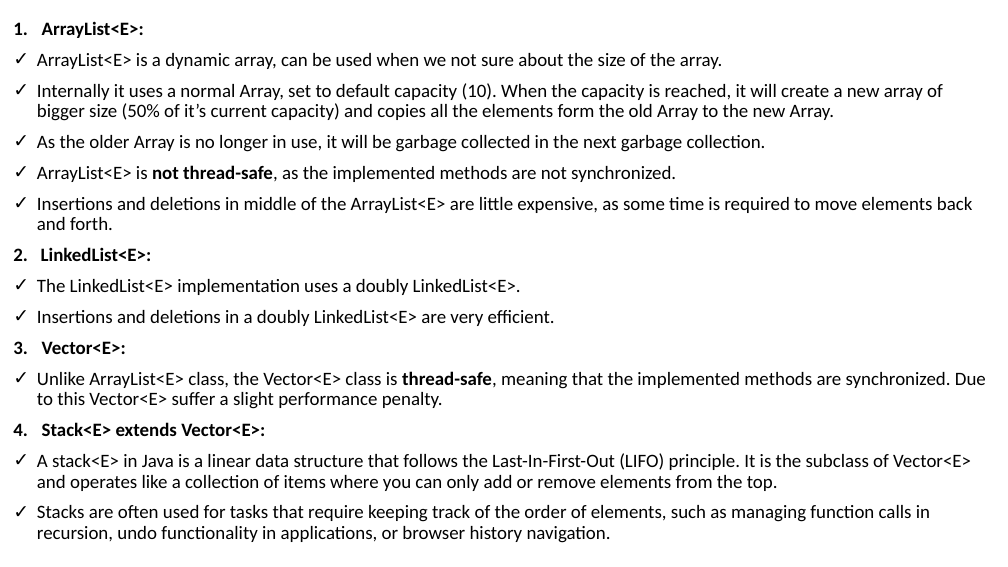
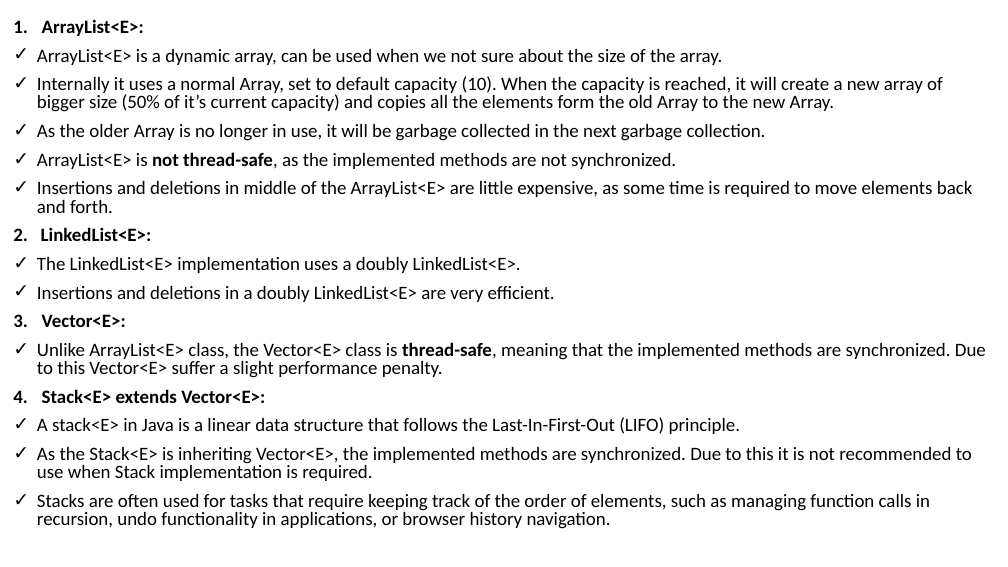
Before and after one commit to the-dev-pal/knowledge-rewards, a slide deck: slide 6 of src/Java/Collections/Collections.pptx. Drawn at 1008x567 pixels with LibreOffice and Linux fonts; fonts in the diff are those of the drawing. Boxes give left, top, right and bottom in pixels: in the first picture for what was removed or moved away, otherwise in the second. Text is boxed around its words. In the diff, an @@ line names an element or a change of style, - is before the commit and + after.

Commit message:
Collections-2

```diff
--- a/src/Java/Collections/Collections.pptx
+++ b/src/Java/Collections/Collections.pptx
@@ text at (x1=13, y1=19, x2=986, y2=529): line spacing 0.9 to 0.8 @@
@@ text at (x1=37, y1=417, x2=972, y2=481): text changed @@
-✓ A stack<E> in Java is a linear data structure that follows the Last-In-First-Out (LIFO) principle. It is the subclass of Vector<E> and operates like a collection of items where you can only add or remove elements from the top.
+✓ A stack<E> in Java is a linear data structure that follows the Last-In-First-Out (LIFO) principle.
+✓ As the Stack<E> is inheriting Vector<E>, the implemented methods are synchronized. Due to this it is not recommended to use when Stack implementation is required.
```
Also in this commit, not shown: 4 other slides changed, 5 slides added, 7 other files.
